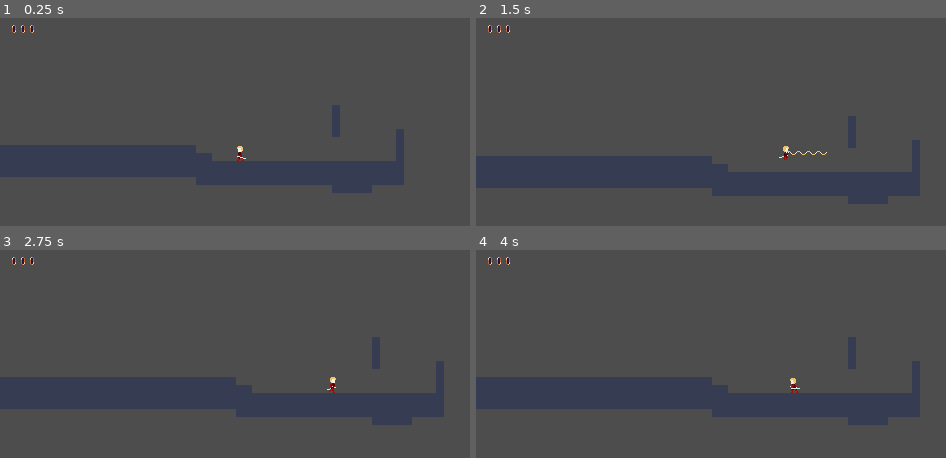
Above: before the commit, frames 1-4 (two rows, left to right).
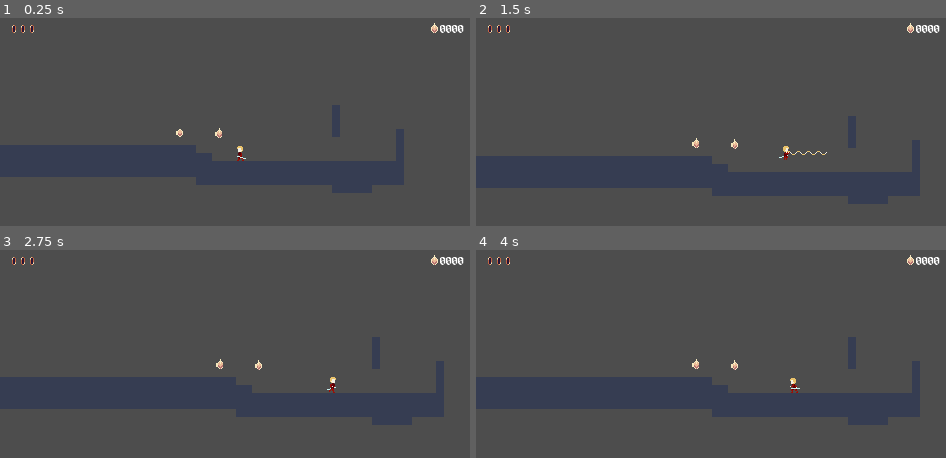
Above: after the commit, the same moments.

Repository: Zac707/into-the-night
Game: Godot game, scene res://Scenes/test_scene.tscn
The game is run twice, just before and just after one commit, with the same random seed, the same clock (stepped at 60 frames per second) and the same inputs. The project has no main scene, so this scene is started directly. The engine's default icon, where the game draws it, is replaced by a stand-in: a white triangle on a blue panel in a dark square.
Inputs (mouse positions are in pixels of both pictures, inside the frame that each line leads up to):
- Up to frame 1 (0.25 s): no input
- Up to frame 2 (1.5 s): tap Enter at 0.5 s; move the mouse to (823, 138) at 0.52 s; press the mouse at (823, 138) at 0.53 s; hold Right (right) 0.53-1.28 s; tap Space (jump) at 0.77, 1.25 s; move the mouse to (621, 165) at 1.27 s; release the mouse at (621, 165) at 1.28 s; hold Down (down) from 1.28 s (still down); click (621, 165) at 1.35 s
- Up to frame 3 (2.75 s): tap Space (jump) at 1.52 s; move the mouse to (286, 324) at 2.02 s; release Down (down) at 2.03 s; press the mouse at (286, 324) at 2.03 s; hold Right (right) from 2.03 s (still down)
- Up to frame 4 (4 s): tap Enter at 2.75 s; move the mouse to (692, 439) at 2.77 s; release Right (right) at 2.78 s; release the mouse at (692, 439) at 2.78 s; hold Up (up) 2.78-3.53 s; click (692, 439) at 2.85 s; tap Space (jump) at 3.02, 3.5, 3.77 s; move the mouse to (861, 424) at 3.52 s; press the mouse at (861, 424) at 3.53 s; hold Left (left) from 3.53 s (still down)

The runs differ from the first frame. In frame 1, 0.3% of the frame differs, in the area x 37-99%, y 2-58%; in frame 2, 0.3%, in the area x 45-99%, y 2-63%; in frame 3, 0.3%; in frame 4, 0.3%.

Commit message:
UI added
also body hitbox on enemy

Diff:
--- /dev/null
+++ b/Scenes/UI.tscn
@@ -0,0 +1,36 @@
+[gd_scene format=3 uid="uid://br6g7nsnagpqo"]
+
+[ext_resource type="PackedScene" uid="uid://dsqi36gxomcbu" path="res://Scenes/lican_score.tscn" id="1_nxvpl"]
+[ext_resource type="PackedScene" uid="uid://b0pjtht0m6o06" path="res://Scenes/health_bar.tscn" id="2_dewlx"]
+
+[node name="Control" type="Control" unique_id=1460692423]
+layout_mode = 3
+anchors_preset = 15
+anchor_right = 1.0
+anchor_bottom = 1.0
+grow_horizontal = 2
+grow_vertical = 2
+size_flags_horizontal = 4
+
+[node name="HBoxContainer" type="HBoxContainer" parent="." unique_id=1640468608]
+layout_mode = 1
+anchors_preset = -1
+anchor_left = 0.03
+anchor_top = 0.04
+anchor_right = 1.0
+anchor_bottom = 0.04
+grow_horizontal = 2
+rotation = -0.0016465585
+
+[node name="Control2" parent="HBoxContainer" unique_id=1647070137 instance=ExtResource("2_dewlx")]
+layout_mode = 2
+size_flags_horizontal = 0
+size_flags_vertical = 4
+
+[node name="Control" type="Control" parent="HBoxContainer" unique_id=1567200303]
+layout_mode = 2
+size_flags_horizontal = 3
+
+[node name="LicanScore" parent="HBoxContainer" unique_id=665192234 instance=ExtResource("1_nxvpl")]
+layout_mode = 2
+size_flags_vertical = 4
--- a/Scenes/enemy.tscn
+++ b/Scenes/enemy.tscn
@@ -10,6 +10,7 @@
 [ext_resource type="Script" uid="uid://bstsy1brek164" path="res://Scripts/Enemy Scripts/Enemy State Machine/enemy_fall.gd" id="7_po0sg"]
 [ext_resource type="Script" uid="uid://d018e1b2h6cc" path="res://Scripts/Enemy Scripts/health_component_enemy.gd" id="9_haro7"]
 [ext_resource type="Script" uid="uid://cslkvmx6gbemy" path="res://Scripts/Enemy Scripts/Enemy State Machine/enemy_hurt.gd" id="9_po0sg"]
+[ext_resource type="Script" uid="uid://4gqc6533bnxl" path="res://Scripts/Enemy Scripts/contact_hitbox.gd" id="11_haro7"]
 
 [sub_resource type="RectangleShape2D" id="RectangleShape2D_287tu"]
 size = Vector2(8, 16)
@@ -121,6 +122,10 @@
 &"attack": SubResource("Animation_vt4ob")
 }
 
+[sub_resource type="CapsuleShape2D" id="CapsuleShape2D_56vhr"]
+radius = 5.0
+height = 20.0
+
 [node name="Enemy" type="CharacterBody2D" unique_id=598764581 node_paths=PackedStringArray("attack_component", "animation_player", "health_component")]
 script = ExtResource("1_ghaa6")
 attack_component = NodePath("AttackComponent")
@@ -182,7 +187,7 @@
 [node name="CollisionShape2D" type="CollisionShape2D" parent="AttackComponent" unique_id=1683346055]
 shape = SubResource("CircleShape2D_56vhr")
 
-[node name="HealthComponent" type="Area2D" parent="." unique_id=1528575296 node_paths=PackedStringArray("enemy", "invulnerability_timer")]
+[node name="HealthComponent" type="Area2D" parent="." unique_id=1528575296 node_paths=PackedStringArray("enemy", "invulnerability_timer") groups=["bouncing_object"]]
 script = ExtResource("9_haro7")
 enemy = NodePath("..")
 invulnerability_timer = NodePath("InvulnerabilityTimer")
@@ -194,6 +199,13 @@
 
 [node name="AnimationPlayer" type="AnimationPlayer" parent="." unique_id=2053604642]
 libraries/ = SubResource("AnimationLibrary_hgeoe")
+
+[node name="ContactHitbox" type="Area2D" parent="." unique_id=1140390453 node_paths=PackedStringArray("enemy")]
+script = ExtResource("11_haro7")
+enemy = NodePath("..")
+
+[node name="CollisionShape2D" type="CollisionShape2D" parent="ContactHitbox" unique_id=1235973508]
+shape = SubResource("CapsuleShape2D_56vhr")
 
 [connection signal="body_entered" from="DetectionArea" to="." method="_on_detection_area_body_entered"]
 [connection signal="body_exited" from="DetectionArea" to="." method="_on_detection_area_body_exited"]
@@ -201,3 +213,4 @@
 [connection signal="body_entered" from="AttackActivationArea" to="StateMachine/EnemyChase" method="_on_attack_activation_area_body_entered"]
 [connection signal="body_exited" from="AttackActivationArea" to="." method="_on_attack_activation_area_body_exited"]
 [connection signal="timeout" from="HealthComponent/InvulnerabilityTimer" to="HealthComponent" method="_on_invulnerability_timer_timeout"]
+[connection signal="area_entered" from="ContactHitbox" to="ContactHitbox" method="_on_area_entered"]
--- a/Scenes/health_bar.tscn
+++ b/Scenes/health_bar.tscn
@@ -4,7 +4,8 @@
 [ext_resource type="PackedScene" uid="uid://dljg6tbp8p5f7" path="res://Scenes/health_point.tscn" id="2_qay8w"]
 
 [node name="HealthBar" type="HBoxContainer" unique_id=1036248228]
-offset_right = 137.0
-offset_bottom = 40.0
+custom_minimum_size = Vector2(50, 0)
+offset_right = 50.0
+size_flags_horizontal = 0
 script = ExtResource("1_m34ix")
 heart_scene = ExtResource("2_qay8w")
--- a/Scenes/health_point.tscn
+++ b/Scenes/health_point.tscn
@@ -8,7 +8,7 @@
 tracks/0/type = "value"
 tracks/0/imported = false
 tracks/0/enabled = true
-tracks/0/path = NodePath("../HealthSprite:frame")
+tracks/0/path = NodePath("HealthSprite:frame")
 tracks/0/interp = 1
 tracks/0/loop_wrap = true
 tracks/0/keys = {
@@ -24,11 +24,11 @@
 tracks/0/type = "value"
 tracks/0/imported = false
 tracks/0/enabled = true
-tracks/0/path = NodePath("../HealthSprite:frame")
+tracks/0/path = NodePath("HealthSprite:frame")
 tracks/0/interp = 1
 tracks/0/loop_wrap = true
 tracks/0/keys = {
-"times": PackedFloat32Array(0, 0.08, 0.15),
+"times": PackedFloat32Array(0, 0.1, 0.15),
 "transitions": PackedFloat32Array(1, 1, 1),
 "update": 1,
 "values": [6, 7, 0]
@@ -36,15 +36,15 @@
 
 [sub_resource type="Animation" id="Animation_qr4gy"]
 resource_name = "heart_lost"
-length = 0.5
+length = 0.25
 tracks/0/type = "value"
 tracks/0/imported = false
 tracks/0/enabled = true
-tracks/0/path = NodePath("../HealthSprite:frame")
+tracks/0/path = NodePath("HealthSprite:frame")
 tracks/0/interp = 1
 tracks/0/loop_wrap = true
 tracks/0/keys = {
-"times": PackedFloat32Array(0, 0.08, 0.15, 0.33333334, 0.5),
+"times": PackedFloat32Array(0, 0.033333335, 0.06666667, 0.15, 0.25),
 "transitions": PackedFloat32Array(1, 1, 1, 1, 1),
 "update": 1,
 "values": [1, 2, 3, 4, 5]
@@ -60,7 +60,8 @@
 [node name="Control" type="Control" unique_id=115801135 node_paths=PackedStringArray("animation_player")]
 custom_minimum_size = Vector2(5, 0)
 layout_mode = 3
-anchors_preset = 0
+anchor_left = 0.03
+anchor_right = 0.051
 offset_right = 5.0
 script = ExtResource("1_vv1ah")
 animation_player = NodePath("AnimationPlayer")
@@ -70,5 +71,4 @@
 hframes = 8
 
 [node name="AnimationPlayer" type="AnimationPlayer" parent="." unique_id=75863684]
-root_node = NodePath("")
 libraries/ = SubResource("AnimationLibrary_pkckb")
--- /dev/null
+++ b/Scenes/lican.tscn
@@ -0,0 +1,18 @@
+[gd_scene format=3 uid="uid://bpywgmqlvm3f0"]
+
+[ext_resource type="Script" uid="uid://d3un80pug1wql" path="res://Scripts/lican.gd" id="1_l6emy"]
+[ext_resource type="Texture2D" uid="uid://bjg78j5dldshg" path="res://Assets/collectable.png" id="2_71unu"]
+
+[sub_resource type="CircleShape2D" id="CircleShape2D_vrhyb"]
+radius = 5.0990195
+
+[node name="Lican" type="Area2D" unique_id=1465055370]
+script = ExtResource("1_l6emy")
+
+[node name="CollisionShape2D" type="CollisionShape2D" parent="." unique_id=481885658]
+shape = SubResource("CircleShape2D_vrhyb")
+
+[node name="Sprite2D" type="Sprite2D" parent="." unique_id=957221997]
+texture = ExtResource("2_71unu")
+
+[connection signal="body_entered" from="." to="." method="_on_body_entered"]
--- /dev/null
+++ b/Scenes/lican_score.tscn
@@ -0,0 +1,27 @@
+[gd_scene format=3 uid="uid://dsqi36gxomcbu"]
+
+[ext_resource type="Script" uid="uid://c255upj1u78vm" path="res://Scripts/lican_score.gd" id="1_pwfgg"]
+[ext_resource type="Texture2D" uid="uid://bjg78j5dldshg" path="res://Assets/collectable.png" id="2_ihspk"]
+[ext_resource type="FontFile" uid="uid://bqwuooijs7kkr" path="res://Assets/alagard.ttf" id="3_ihspk"]
+
+[node name="LicanScore" type="Control" unique_id=665192234 node_paths=PackedStringArray("score_label")]
+custom_minimum_size = Vector2(45, 0)
+layout_mode = 3
+anchors_preset = 0
+offset_right = 30.0
+offset_bottom = 14.0
+script = ExtResource("1_pwfgg")
+score_label = NodePath("Label")
+
+[node name="Sprite2D" type="Sprite2D" parent="." unique_id=722372162]
+texture = ExtResource("2_ihspk")
+
+[node name="Label" type="Label" parent="." unique_id=1673848852]
+layout_mode = 0
+offset_left = 6.0
+offset_top = -4.0
+offset_right = 30.0
+offset_bottom = 8.0
+theme_override_fonts/font = ExtResource("3_ihspk")
+theme_override_font_sizes/font_size = 12
+text = "0000"
--- a/Scenes/test_scene.tscn
+++ b/Scenes/test_scene.tscn
@@ -8,7 +8,8 @@
 [ext_resource type="Script" uid="uid://drb20mh2p308q" path="res://Scripts/camera_bounds.gd" id="6_x033f"]
 [ext_resource type="Script" uid="uid://p0cjno0rknc6" path="res://Scripts/camera_box.gd" id="7_oho3u"]
 [ext_resource type="PackedScene" uid="uid://bd4n38raood3" path="res://Scenes/enemy.tscn" id="8_oho3u"]
-[ext_resource type="PackedScene" uid="uid://b0pjtht0m6o06" path="res://Scenes/health_bar.tscn" id="9_d3awe"]
+[ext_resource type="PackedScene" uid="uid://br6g7nsnagpqo" path="res://Scenes/UI.tscn" id="9_yglu3"]
+[ext_resource type="PackedScene" uid="uid://bpywgmqlvm3f0" path="res://Scenes/lican.tscn" id="11_ibmi3"]
 
 [sub_resource type="TileSetAtlasSource" id="TileSetAtlasSource_coq8p"]
 texture = ExtResource("3_sasra")
@@ -610,17 +611,13 @@
 
 [node name="CanvasLayer" type="CanvasLayer" parent="." unique_id=997396956]
 
-[node name="Control" type="Control" parent="CanvasLayer" unique_id=26221985]
-layout_mode = 3
-anchor_left = 0.03
-anchor_top = 0.04
-anchor_right = 0.03
-anchor_bottom = 0.04
-offset_right = 40.0
-offset_bottom = 40.0
-
-[node name="HealthBar" parent="CanvasLayer/Control" unique_id=1036248228 instance=ExtResource("9_d3awe")]
-layout_mode = 0
+[node name="Control" parent="CanvasLayer" unique_id=1460692423 instance=ExtResource("9_yglu3")]
+
+[node name="Lican" parent="." unique_id=1465055370 instance=ExtResource("11_ibmi3")]
+position = Vector2(79, 12)
+
+[node name="Lican2" parent="." unique_id=1503856472 instance=ExtResource("11_ibmi3")]
+position = Vector2(40, 11)
 
 [connection signal="body_entered" from="CameraManager/CameraBox1" to="CameraManager/CameraBox1" method="_on_body_entered"]
 [connection signal="body_entered" from="CameraManager/CameraBox2" to="CameraManager/CameraBox2" method="_on_body_entered"]
--- /dev/null
+++ b/Scripts/Enemy Scripts/contact_hitbox.gd
@@ -0,0 +1,13 @@
+extends Area2D
+
+
+@export var enemy: CharacterBody2D
+
+
+func _on_area_entered(area: Area2D) -> void:
+	if area.has_method("get_player_damage"):
+		var attack = Attack.new()
+		attack.attack_damage = 1
+		attack.attack_direction = Vector2(enemy.last_horizontal_direction, 0.0)
+		attack.knockback_force = 100
+		area.get_player_damage(attack)
--- a/Scripts/Player Scripts/PlayerGlobals.gd
+++ b/Scripts/Player Scripts/PlayerGlobals.gd
@@ -4,5 +4,7 @@
 #s Script where overarching stats and upgrades can be stored and which the other local script can draw from
 var maximum_health: int = 3
 var current_health: int
+var collected_licans: int
 
 signal health_changed
+signal lican_collected
--- a/Scripts/Player Scripts/health_point.gd
+++ b/Scripts/Player Scripts/health_point.gd
@@ -7,6 +7,7 @@
 
 
 func set_fill(value: bool):
+	print("animation activated")
 	if value == is_filled:
 		return
 	else:
--- /dev/null
+++ b/Scripts/lican.gd
@@ -0,0 +1,8 @@
+extends Area2D
+
+
+func _on_body_entered(body: Node2D) -> void:
+	if body.is_in_group("Player"):
+		PlayerGlobals.collected_licans += 1
+		PlayerGlobals.lican_collected.emit(1)
+		queue_free()
--- /dev/null
+++ b/Scripts/lican_score.gd
@@ -0,0 +1,23 @@
+extends Control
+
+
+@export var score_label: Label
+
+var current_licans: int
+
+
+func _ready() -> void:
+	current_licans = PlayerGlobals.collected_licans
+	update_score(current_licans)
+
+	PlayerGlobals.lican_collected.connect(update_score)
+
+
+func update_score(lican_number):
+	current_licans += lican_number
+	var score_string = str(current_licans)
+	var score_length = 4 - score_string.length()
+	while score_length > 0:
+		score_string = "0" + score_string
+		score_length -= 1
+	score_label.text = score_string
--- a/project.godot
+++ b/project.godot
@@ -26,7 +26,6 @@
 window/size/viewport_height=270
 window/size/mode=3
 window/stretch/mode="viewport"
-window/stretch/aspect="ignore"
 
 [global_group]
 
Binary file added: Assets/CoralPixels-Regular.ttf
Not shown, added: Assets/CoralPixels-Regular.ttf.import
Binary file added: Assets/alagard.ttf
Not shown, added: Assets/alagard.ttf.import
Not shown, added: Scripts/Enemy Scripts/contact_hitbox.gd.uid
Not shown, added: Scripts/lican.gd.uid
Not shown, added: Scripts/lican_score.gd.uid
